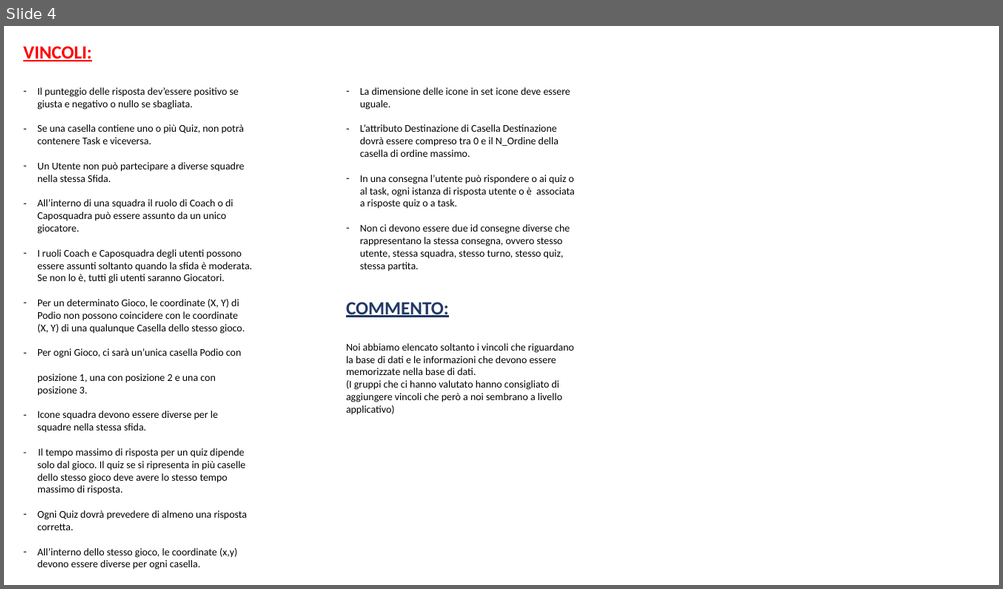
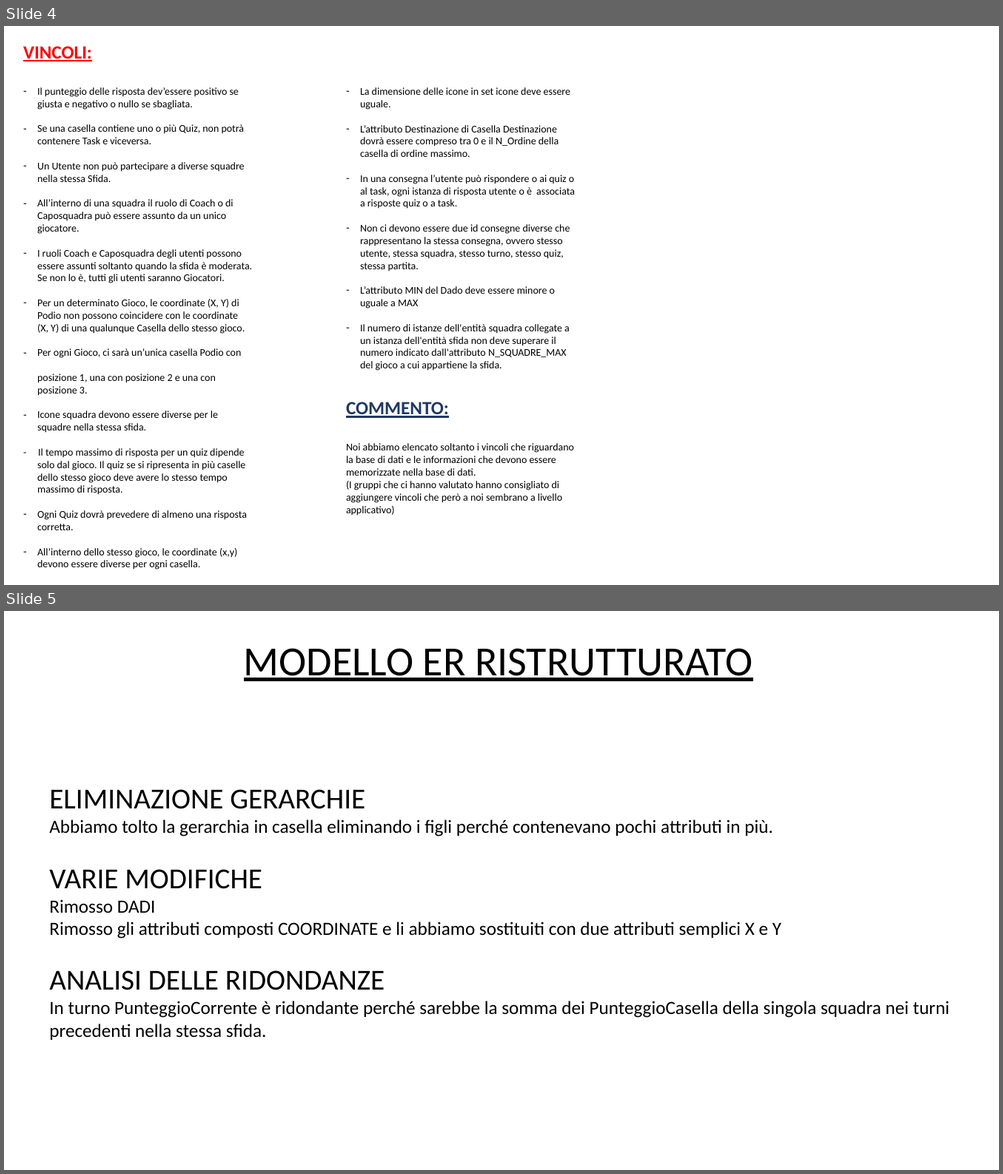
Before and after one commit to DavideGit-cs/BD_Progetto_Gruppo11, a slide deck: Vincoli_Domini_BDProgetto_finale.pptx. Shown one above the other, each under a label of ours: slide 4 before the commit, slides 4 and 5 after it. The pictures are 1003x589 and 1003x1174 pixels, drawn with LibreOffice and Linux fonts; fonts in the diff are those of the drawing. Boxes give left, top, right and bottom in pixels: in the first picture for what was removed or moved away, otherwise in the second. Text is boxed around its words. In the diff, an @@ line names an element or a change of style, - is before the commit and + after.

```diff
--- a/Vincoli_Domini_BDProgetto_finale.pptx
+++ b/Vincoli_Domini_BDProgetto_finale.pptx
@@ slide 5 added at (4,611,999,1170), background #FFFFFF @@
@@ text added at (244,648,752,681), 40 pt, text #000000, underline @@
+MODELLO ER RISTRUTTURATO
@@ text added at (49,789,949,1040), 18 pt, text #000000 @@
+ELIMINAZIONE GERARCHIE
+Abbiamo tolto la gerarchia in casella eliminando i figli perché contenevano pochi attributi in più.
+VARIE MODIFICHE
+Rimosso DADI
+Rimosso gli attributi composti COORDINATE e li abbiamo sostituiti con due attributi semplici X e Y
+ANALISI DELLE RIDONDANZE
+In turno PunteggioCorrente è ridondante perché sarebbe la somma dei PunteggioCasella della singola squadra nei turni
+precedenti nella stessa sfida.
@@ slide 4 changed as well @@
@@ text at (360,286,569,371): paragraphs added @@
+– L’attributo MIN del Dado deve essere minore o uguale a MAX
+– Il numero di istanze dell'entità squadra collegate a un istanza dell'entità sfida non deve superare il numero indicato dall'attributo N_SQUADRE_MAX del gioco a cui appartiene la sfida.
@@ text "COMMENTO:": place and size @@
-text "COMMENTO:" at (346,302,574,415)
+text "COMMENTO:" at (346,402,574,516)
```
Also in this commit, not shown: 2 other slides changed, 14 other slides added, 1 slide removed, 1 other file.
